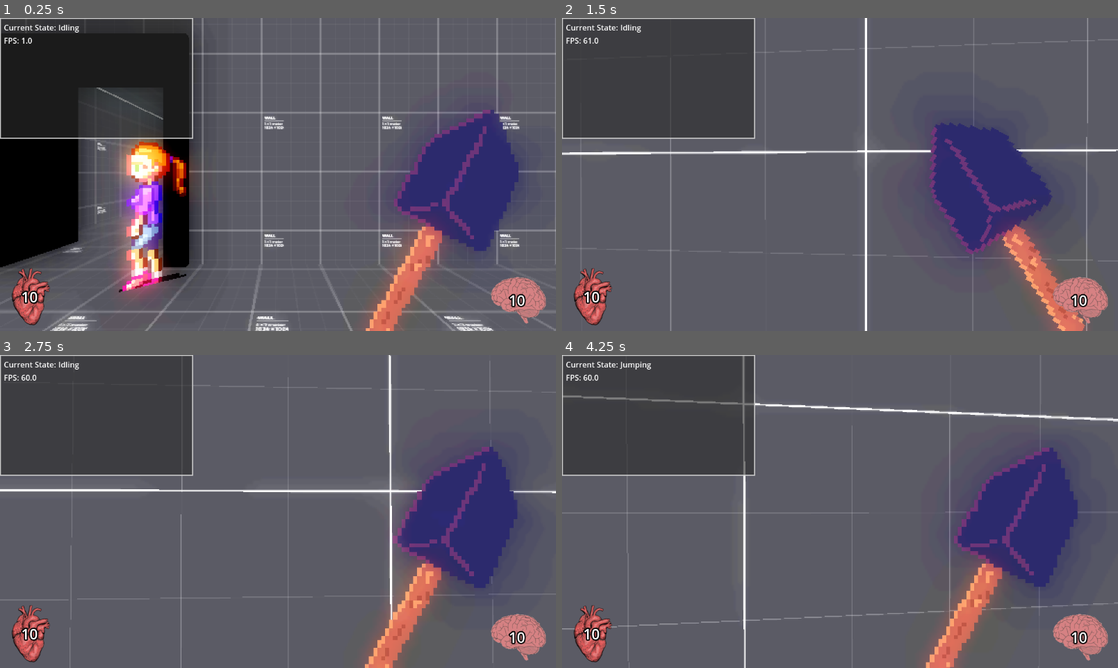
Above: before the commit, frames 1-4 (two rows, left to right).
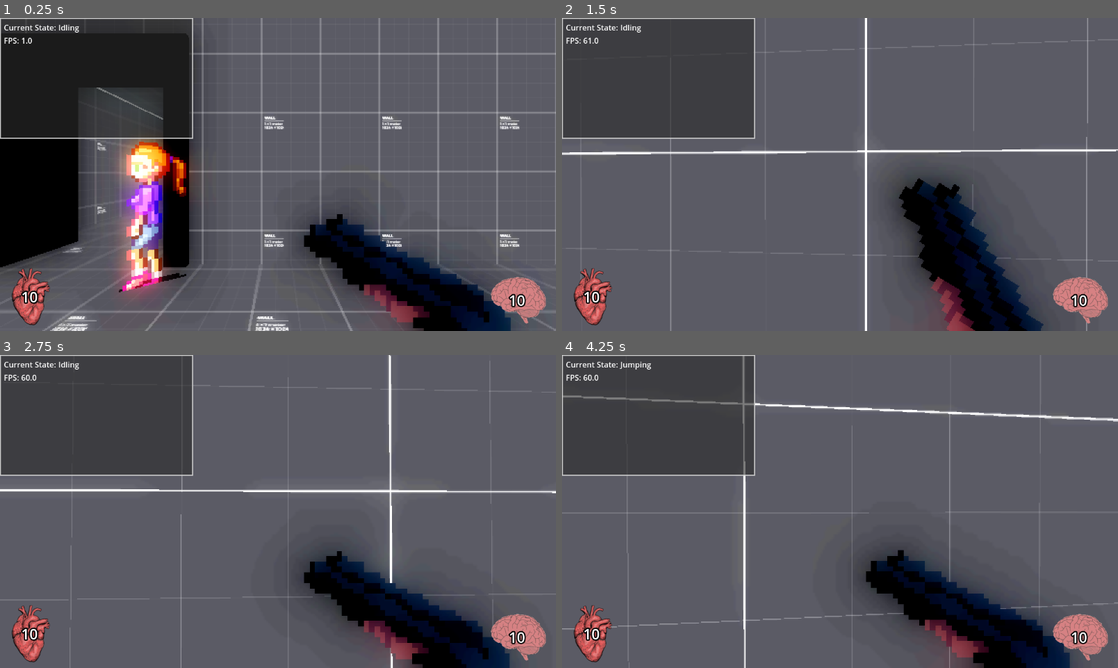
Above: after the commit, the same moments.

Repository: Jaret-McManus/BoomerShooter
Game: Godot game, scene res://scenes/main.tscn
The game is run twice, just before and just after one commit, with the same random seed, the same clock (stepped at 60 frames per second) and the same inputs. Sound files missing from this copy of the repository are replaced by a short silence.
Inputs (mouse positions are in pixels of both pictures, inside the frame that each line leads up to):
- Up to frame 1 (0.25 s): no input
- Up to frame 2 (1.5 s): tap Enter at 0.5 s; move the mouse to (867, 174) at 0.52 s; press the mouse at (867, 174) at 0.53 s; hold W (forward) from 0.53 s (still down); tap Space (jump) at 0.77 s; move the mouse to (812, 174) at 1.27 s; release the mouse at (812, 174) at 1.28 s; click (812, 174) at 1.35 s
- Up to frame 3 (2.75 s): keep holding W (forward); tap Space (jump) at 1.52 s; move the mouse to (289, 505) at 2.02 s; press the mouse at (289, 505) at 2.03 s
- Up to frame 4 (4.25 s): keep holding W (forward); move the mouse to (834, 517) at 2.77 s; release the mouse at (834, 517) at 2.78 s; click (834, 517) at 2.85 s; tap Space (jump) at 3.02, 3.77 s; move the mouse to (878, 514) at 3.52 s; press the mouse at (878, 514) at 3.53 s

The runs differ from the first frame. In frame 1, 15% of the frame differs, in the area x 53-94%, y 29-100%; in frame 2, 15%; in frame 3, 15%; in frame 4, 15%.

Commit message:
moved files, updated weapon
- test textures moved to their own folder
- weapon sprites made the right size
- weapon sprite pixel size set to 0.02m
- weapon switch added, 1 for shovel, 2 for shotgun
- knockback not applied

Diff:
--- a/materials/dark_material.tres
+++ b/materials/dark_material.tres
@@ -1,6 +1,6 @@
 [gd_resource type="StandardMaterial3D" load_steps=2 format=3 uid="uid://ddw5fqewtwjy6"]
 
-[ext_resource type="Texture2D" uid="uid://do1iqy0bn8a21" path="res://textures/dark/texture_13.png" id="1_6epm7"]
+[ext_resource type="Texture2D" uid="uid://do1iqy0bn8a21" path="res://textures/test_textures/dark/texture_13.png" id="1_6epm7"]
 
 [resource]
 resource_name = "Material"
--- a/scenes/player.tscn
+++ b/scenes/player.tscn
@@ -45,7 +45,6 @@
 transform = Transform3D(-1, 0, -8.74228e-08, 0, 1, 0, 8.74228e-08, 0, -1, 0, -1, -0.5)
 
 [node name="Weapon" parent="Head/TiltControl/Camera3D" instance=ExtResource("3_ur7pv")]
-weapon_type = 1
 
 [node name="HtiboxComponent" type="Area3D" parent="." node_paths=PackedStringArray("health_component")]
 script = ExtResource("9_ur7pv")
--- a/scenes/test_enemy.tscn
+++ b/scenes/test_enemy.tscn
@@ -81,7 +81,8 @@
 volume_db = -29.754
 
 [node name="Sprite3D" type="Sprite3D" parent="."]
-transform = Transform3D(4.5, 0, 0, 0, 4.5, 0, 0, 0, 4.5, -0.090281, 0.107821, 0)
+transform = Transform3D(1, 0, 0, 0, 1, 0, 0, 0, 1, -0.090281, 0.107821, 0)
+pixel_size = 0.045
 texture_filter = 0
 texture = ExtResource("2_lkcdx")
 hframes = 8
--- a/scenes/weapons/weapon.tscn
+++ b/scenes/weapons/weapon.tscn
@@ -1,9 +1,9 @@
 [gd_scene load_steps=10 format=3 uid="uid://clix1dx2c7my4"]
 
 [ext_resource type="Script" uid="uid://cdm7i4daoys2s" path="res://scripts/weapon.gd" id="1_eo7p8"]
-[ext_resource type="Texture2D" uid="uid://djj146xxbugdq" path="res://textures/weapons/shovel.png" id="2_0rtie"]
 [ext_resource type="PackedScene" uid="uid://bwp4f1lsxpo37" path="res://scenes/weapons/projectile.tscn" id="2_4uykt"]
 [ext_resource type="Script" uid="uid://b0lah8dfrfcux" path="res://scripts/component_scripts/sound_component.gd" id="2_eo7p8"]
+[ext_resource type="Texture2D" uid="uid://bu6w4pblcb4mp" path="res://textures/weapons/newshovel.png" id="3_4uykt"]
 
 [sub_resource type="BoxShape3D" id="BoxShape3D_n0nf3"]
 size = Vector3(1, 2, 1)
@@ -20,7 +20,7 @@
 "times": PackedFloat32Array(0),
 "transitions": PackedFloat32Array(1),
 "update": 0,
-"values": [Vector3(0.417, -0.1, -0.505)]
+"values": [Vector3(0.417, -0.325, -0.75)]
 }
 tracks/1/type = "value"
 tracks/1/imported = false
@@ -48,7 +48,7 @@
 "times": PackedFloat32Array(0, 0.4),
 "transitions": PackedFloat32Array(1, 1),
 "update": 1,
-"values": [Vector3(0.417, -0.155, -0.505), Vector3(0.417, -0.1, -0.505)]
+"values": [Vector3(0.417, -0.285, -0.585), Vector3(0.417, -0.325, -0.75)]
 }
 tracks/1/type = "value"
 tracks/1/imported = false
@@ -76,7 +76,7 @@
 "times": PackedFloat32Array(0, 0.4),
 "transitions": PackedFloat32Array(1, 1),
 "update": 1,
-"values": [Vector3(0, 0, 1.07374), Vector3(0, 0, 0)]
+"values": [Vector3(0, -0.00523599, 1.07338), Vector3(0, 0, 0)]
 }
 tracks/1/type = "method"
 tracks/1/imported = false
@@ -117,10 +117,11 @@
 sound_component = NodePath("SoundComponent")
 
 [node name="Sprite" type="Sprite3D" parent="."]
-transform = Transform3D(1, 0, 0, 0, 1, 0, 0, 0, 1, 0.417, -0.1, -0.505)
+transform = Transform3D(1, 0, 0, 0, 1, 0, 0, 0, 1, 0.417, -0.325, -0.75)
+pixel_size = 0.02
 no_depth_test = true
 texture_filter = 0
-texture = ExtResource("2_0rtie")
+texture = ExtResource("3_4uykt")
 
 [node name="Area3D" type="Area3D" parent="."]
 collision_layer = 2
@@ -139,6 +140,7 @@
 [node name="CollisionRay" type="RayCast3D" parent="."]
 transform = Transform3D(0.476837, -0.878992, 0, 0.878992, 0.476837, 0, 0, 0, 1, 0, 0, 0)
 enabled = false
+target_position = Vector3(0, 0, 0)
 collide_with_areas = true
 
 [node name="ForwardRay" type="RayCast3D" parent="."]
--- a/scripts/component_scripts/htibox_component.gd
+++ b/scripts/component_scripts/htibox_component.gd
@@ -3,8 +3,8 @@
 
 @export var health_component : HealthComponent
 
-func take_damage(amount: int, knockback_force: Vector3) -> void:
+func take_damage(amount: int) -> void:
 	if health_component:
 		health_component.take_damage(amount)
-		if get_parent() is CharacterBody3D:
-			get_parent().velocity += knockback_force
+		#if get_parent() is CharacterBody3D:
+			#get_parent().velocity += knockback_force
--- a/scripts/projectile.gd
+++ b/scripts/projectile.gd
@@ -40,6 +40,8 @@
 				damage_dealt = floori(falloff.call(distance, damage))
 
 			if damage_dealt > 0:
-				collider.take_damage(damage_dealt, knockback_force)
+				collider.take_damage(damage_dealt)
+				#collider.get_parent().velocity = knockback_force
+
 
 		queue_free()
--- a/scripts/test_enemy.gd
+++ b/scripts/test_enemy.gd
@@ -44,7 +44,7 @@
 	apply_gravity(delta)
 	if target != null:
 		move_to_player(delta)
-		look_at_player()
+		look_at_player(delta)
 	else:
 		move_random_direction()
 	move_and_slide()
@@ -59,14 +59,13 @@
 	velocity = direction_to_target * SPEED * delta
 
 
-func look_at_player() -> void:
+func look_at_player(delta: float) -> void:
 	var to_target : Vector3 = target.global_transform.origin - global_transform.origin
 	to_target = to_target.normalized()
 	var right : Vector3 = global_transform.basis.x
 	var r_dot : float = to_target.dot(right) # same direction = 1.0, perpendicular = 0.0
 
-	rotation_degrees.y += ROTATION_SPEED * r_dot * get_physics_process_delta_time()
-
+	rotation_degrees.y += ROTATION_SPEED * r_dot * delta
 
 
 func apply_gravity(delta: float) -> void:
--- a/scripts/weapon.gd
+++ b/scripts/weapon.gd
@@ -20,18 +20,34 @@
 var enemy_targets: Array[Variant] = []
 
 const SPRITES: Dictionary[String, CompressedTexture2D] = {
-	&"shovel": preload("uid://djj146xxbugdq"),
-	&"shotgun": preload("uid://rp4n2y4kf0ss"),
+	&"shovel": preload("uid://bu6w4pblcb4mp"),
+	&"shotgun": preload("uid://bwpcfyjqtco8q"),
 }
 
 
 func _input(event: InputEvent) -> void:
 	if event.is_action_pressed(&"attack"):
 		attack()
+	if event is InputEventKey and event.is_pressed() and not event.is_echo():
+		const keycode_one : int = 49
+		const keycode_two : int = 50
+		event = event as InputEventKey
+		match event.keycode:
+			keycode_one: set_weapon(&"shovel")
+			keycode_two: set_weapon(&"shotgun")
 
 
 func _ready() -> void:
-	set_weapon(&"shovel")
+	#set_weapon(&"shovel")
+	set_weapon(&"shotgun")
+
+
+func switch_next() -> void:
+	pass
+
+
+func switch_to_previous() -> void:
+	pass
 
 
 func set_weapon(weapon_name : StringName) -> void:
@@ -39,6 +55,9 @@
 		&"shovel":
 			weapon_type = WeaponTypes.MELEE
 			SPRITE.texture = SPRITES[&"shovel"]
+			attack_range = 1.5
+			attack_damage = 7
+			knockback_force = Vector3(0.0, 50.0, 0.0)
 			COLLISION_SHAPE.shape.size = Vector3(1.0, 2.0, attack_range)
 			COLLISION_SHAPE.position = Vector3(0.0, 0.0, -(attack_range / 2.0))
 		&"shotgun":
@@ -63,10 +82,7 @@
 
 
 func melee_attack() -> void:
-	match SPRITE.texture:
-		SPRITES[&"shovel"]:
-			attack_damage = 7
-			knockback_force = Vector3(0.0, 5.0, 0.0)
+	#need to fix this so the target closest to the front of the player is hit
 
 	var is_valid_hitbox: Callable = func(t: Object) -> bool:
 		return t is HitboxComponent and \
@@ -86,7 +102,9 @@
 		if distance_from_player < last_target_distance: target_to_hit = target
 
 	if target_to_hit:
-		target_to_hit.take_damage(attack_damage, knockback_force)
+		target_to_hit.take_damage(attack_damage)
+		#target_to_hit.get_parent().velocity.y = knockback_force.y
+
 
 # returns true if the collision ray can hit the target
 func is_visible_hitbox(target: HitboxComponent) -> bool:
@@ -94,6 +112,9 @@
 	COLLISION_RAY.target_position = COLLISION_RAY.to_local(target_origin)
 
 	if COLLISION_RAY.is_colliding():
+		if sign(COLLISION_RAY.target_position.z) == 1:
+			# don't hit targets behind player
+			return false
 		var collider: Object = COLLISION_RAY.get_collider()
 		if collider is HitboxComponent:
 			return true
Not shown, removed: textures/dark/texture_01.png.import
Not shown, removed: textures/dark/texture_02.png.import
Not shown, removed: textures/dark/texture_03.png.import
Not shown, removed: textures/dark/texture_04.png.import
Not shown, removed: textures/dark/texture_05.png.import
Not shown, removed: textures/dark/texture_06.png.import
Not shown, removed: textures/dark/texture_07.png.import
Not shown, removed: textures/dark/texture_08.png.import
Not shown, removed: textures/dark/texture_09.png.import
Not shown, removed: textures/dark/texture_10.png.import
Not shown, removed: textures/dark/texture_11.png.import
Not shown, removed: textures/dark/texture_12.png.import
(and 232 more such lines)
